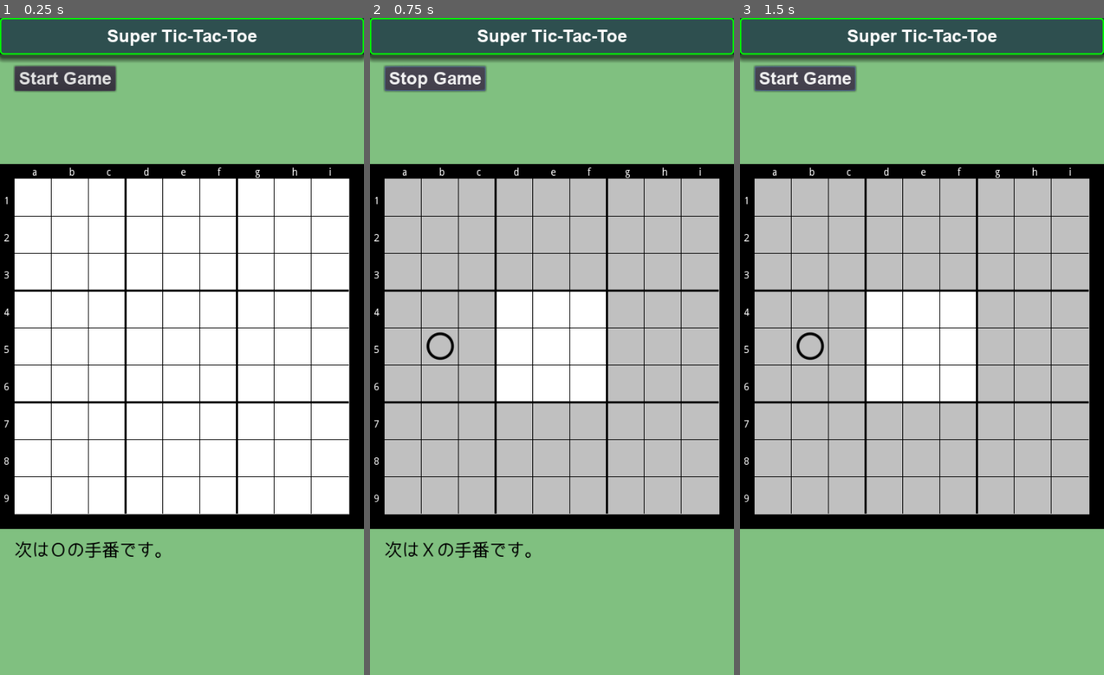
Above: before the commit, frames 1-3 (left to right).
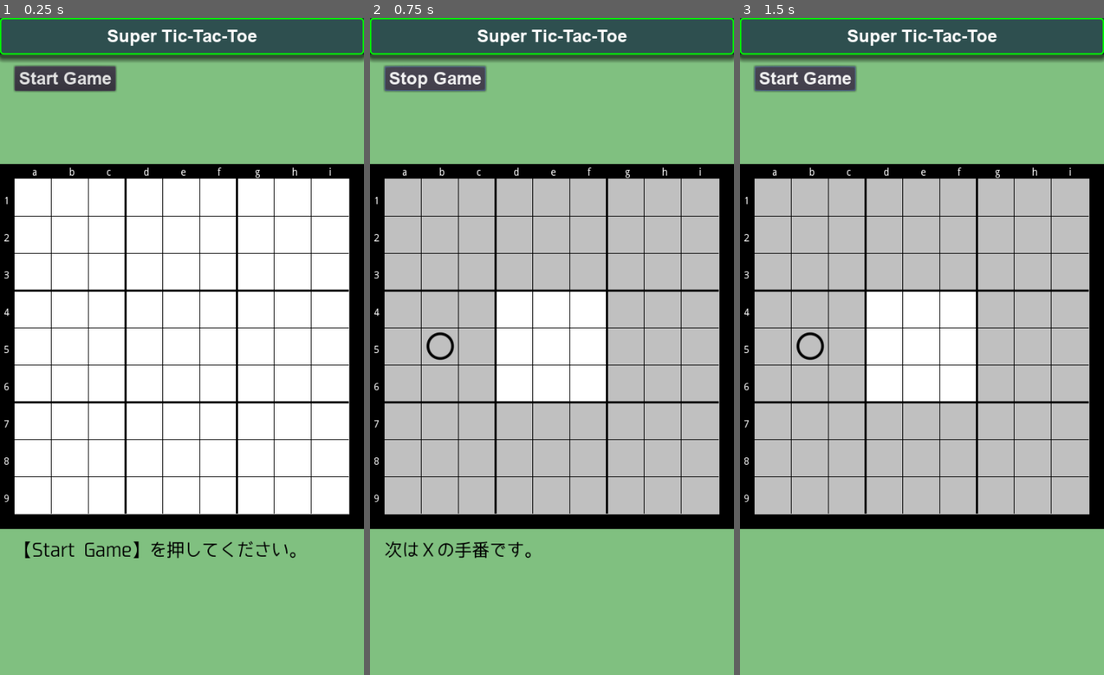
Above: after the commit, the same moments.

Repository: vivisuke/SuperTicTacToe
Game: Godot game, scene res://MainScene.tscn
Same seed, same stepped clock (60 frames per second), same inputs: the game is played once before the commit and once after it.
Inputs:
- Up to frame 1 (0.25 s): no input
- Up to frame 2 (0.75 s): click "Start Game" at 0.5 s
- Up to frame 3 (1.5 s): click "Stop Game" at 1.25 s

The runs differ from the first frame. In frame 1, 0.8% of the frame differs, in the area x 4-82%, y 79-83%; in frame 2, nothing differs; in frame 3, nothing differs.

Commit message:
0034 ◎ C 12/31 12/31 0.001│ToDo│各ローカルボード内の着手数更新

Diff:
--- a/SuperTicTacToe/scripts/MainScene.gd
+++ b/SuperTicTacToe/scripts/MainScene.gd
@@ -35,6 +35,7 @@
 	init_board()
 	update_next_label()
 	#put(2, 2, MARU)
+	$MessLabel.text = "【Start Game】を押してください。"
 	pass # Replace with function body.
 
 func init_board():
@@ -58,6 +59,9 @@
 func put(x : int, y : int, col):
 	if !is_empty(x, y): return
 	n_put += 1
+	var gix = x/3 + (y/3)*3
+	n_put_board[gix] += 1
+	print("n = ", n_put_board[gix])
 	put_pos = [x, y]
 	$Board/TileMapLocal.set_cell(x, y, col)
 	# 次着手可能ローカルボード強調
@@ -113,6 +117,20 @@
 			for h in range(3):
 				if is_empty(x0+h, y0+v): lst.push_back([x0+h, y0+v])
 		return lst[rng.randi_range(0, lst.size() - 1)]
+func put_and_post_proc(x : int, y : int):	# 着手処理とその後処理
+	put(x, y, next_color)
+	var gx = int(x) / 3
+	var gy = int(y) / 3
+	if $Board/TileMapGlobal.get_cell(gx, gy) == -1 && is_three_stones(x, y):
+		# ローカルボード内で三目並んだ場合
+		$Board/TileMapGlobal.set_cell(gx, gy, next_color)
+		if is_game_over(gx, gy):
+			game_started = false
+			$MessLabel.text = "Human won."		# undone: AI が勝った場合対応
+			return true;		# ゲームオーバー
+	next_color = (MARU + BATSU) - next_color
+	update_next_label()
+	return false
 func _process(delta):
 	if waiting > 0:
 		waiting -= 1
@@ -120,15 +138,16 @@
 		AI_thinking = true
 		put_pos = AI_think_random()
 		print("AI put ", put_pos)
-		put(put_pos[0], put_pos[1], next_color)
-		var gx = int(put_pos[0]) / 3
-		var gy = int(put_pos[1]) / 3
-		if $Board/TileMapGlobal.get_cell(gx, gy) == -1 && is_three_stones(put_pos[0], put_pos[1]):
-			$Board/TileMapGlobal.set_cell(gx, gy, next_color)
-		next_color = (MARU + BATSU) - next_color
-		update_next_label()
+		put_and_post_proc(put_pos[0], put_pos[1])
+		#put(put_pos[0], put_pos[1], next_color)
+		#var gx = int(put_pos[0]) / 3
+		#var gy = int(put_pos[1]) / 3
+		#if $Board/TileMapGlobal.get_cell(gx, gy) == -1 && is_three_stones(put_pos[0], put_pos[1]):
+		#	$Board/TileMapGlobal.set_cell(gx, gy, next_color)
+		#next_color = (MARU + BATSU) - next_color
+		#update_next_label()
+		waiting = WAIT*10
 		AI_thinking = false
-		waiting = WAIT*10
 	pass
 func _input(event):
 	if event is InputEventMouseButton:
@@ -149,15 +168,16 @@
 			var gx = int(pos.x) / 3
 			var gy = int(pos.y) / 3
 			if !can_put_local(gx, gy): return
-			put(pos.x, pos.y, next_color)
-			if $Board/TileMapGlobal.get_cell(gx, gy) == -1 && is_three_stones(pos.x, pos.y):
-				$Board/TileMapGlobal.set_cell(gx, gy, next_color)
-				if is_game_over(gx, gy):
-					game_started = false
-					$MessLabel.text = "Human won."
-					return;
-			next_color = (MARU + BATSU) - next_color
-			update_next_label()
+			if put_and_post_proc(pos.x, pos.y): return
+			#put(pos.x, pos.y, next_color)
+			#if $Board/TileMapGlobal.get_cell(gx, gy) == -1 && is_three_stones(pos.x, pos.y):
+			#	$Board/TileMapGlobal.set_cell(gx, gy, next_color)
+			#	if is_game_over(gx, gy):
+			#		game_started = false
+			#		$MessLabel.text = "Human won."
+			#		return;
+			#next_color = (MARU + BATSU) - next_color
+			#update_next_label()
 			waiting = WAIT
 	pass
 
Not shown, changed: SuperTicTacToe.spr
